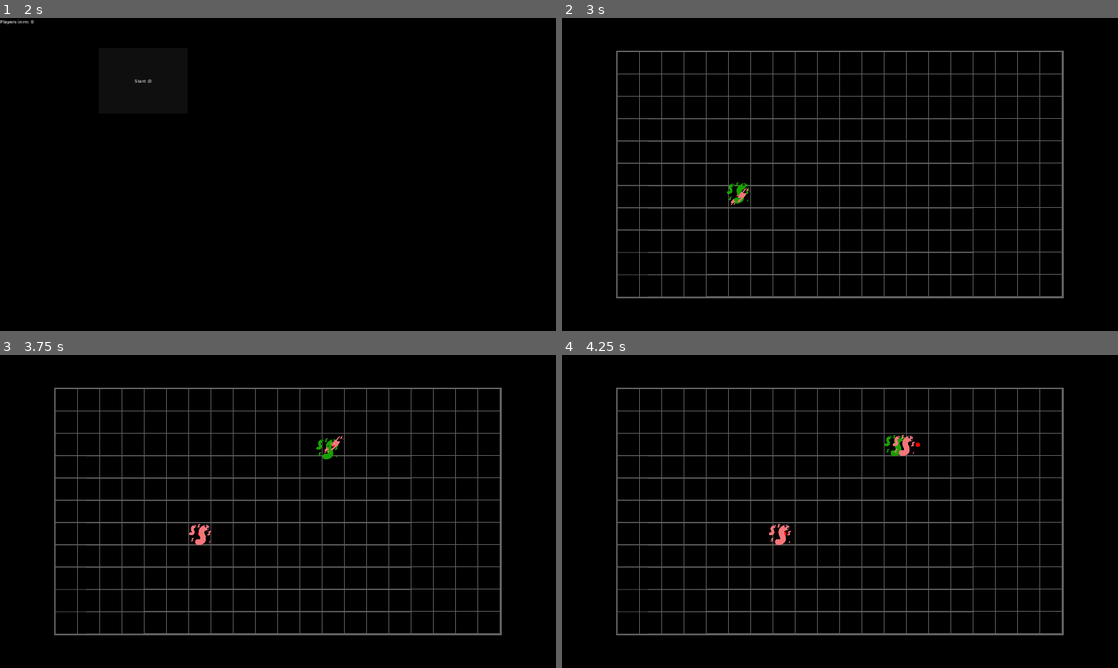
Above: before the commit, frames 1-4 (two rows, left to right).
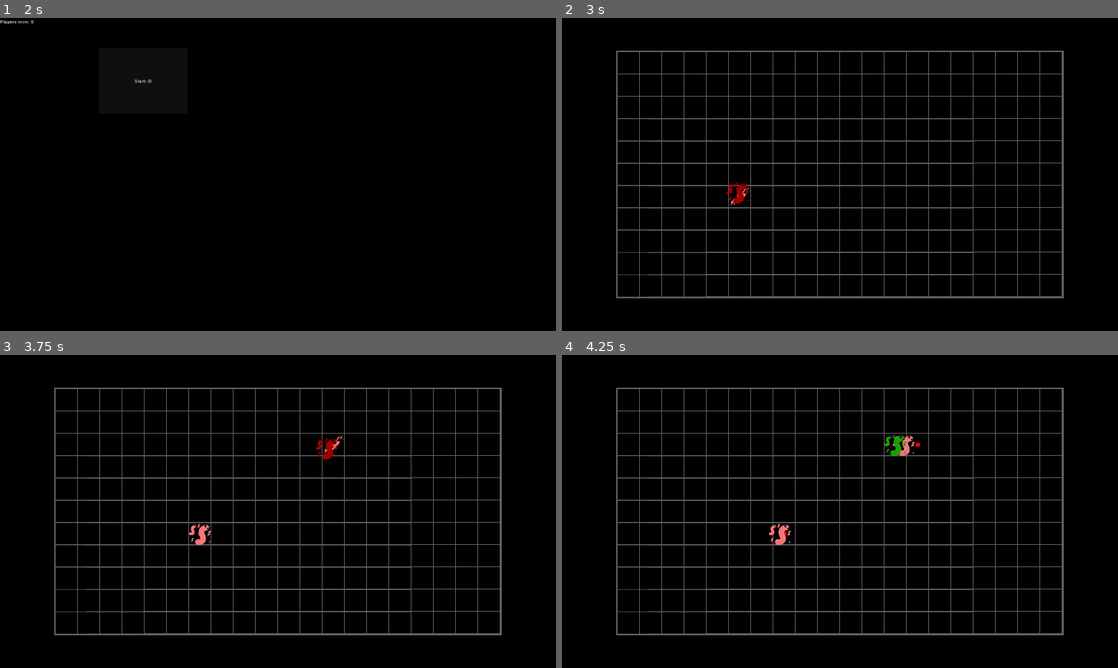
Above: after the commit, the same moments.

Repository: nemene21/CellGame
Game: Godot game, scene res://scenes/hostjoin.tscn
Same seed, same stepped clock (60 frames per second), same inputs: the game is played once before the commit and once after it.
Inputs (mouse positions are in pixels of both pictures, inside the frame that each line leads up to):
- Up to frame 1 (2 s): tap Enter at 0.5 s; move the mouse to (400, 158) at 0.52 s; click (400, 158) at 0.6 s; click "Host" at 1.25 s
- Up to frame 2 (3 s): click "Start :D" at 2 s; tap Space at 2.75 s; move the mouse to (728, 190) at 2.77 s; click (728, 190) at 2.85 s
- Up to frame 3 (3.75 s): move the mouse to (333, 442) at 3.52 s; click (333, 442) at 3.6 s
- Up to frame 4 (4.25 s): no input

Frame 1 is identical in both runs. In frame 2, 0.1% of the frame differs, in the area x 29-34%, y 52-60%; in frame 3, 0.1%; in frame 4, less than 0.1%.

Commit message:
Random port

Diff:
--- a/scenes/placer.gd
+++ b/scenes/placer.gd
@@ -4,6 +4,10 @@
 
 func can_place() -> bool:
 	var placePos: Vector2i = floor(get_global_mouse_position() / Global.CELLSIZE)
+	if placePos.x < 0 or placePos.x >= Global.WORLDSIZE.x or \
+	   placePos.y < 0 or placePos.y >= Global.WORLDSIZE.y:
+			return false
+
 	return !game.cells.has(placePos)
 
 func attempt_place() -> void:
@@ -31,3 +35,6 @@
 	# Placing
 	if Input.is_action_just_pressed("place"):
 		attempt_place()
+
+	# Color
+	material.set_shader_parameter("tint", lerp(Color.RED, Color("28ff00"), can_place()))
--- a/scenes/placer.tscn
+++ b/scenes/placer.tscn
@@ -19,10 +19,11 @@
 shader_parameter/scan_strength = 0.2
 shader_parameter/warp_speed = 0.3
 shader_parameter/warp_frequency = 1.0
-shader_parameter/warp_strength = 0.01
+shader_parameter/warp_strength = 0.04
 shader_parameter/noise = SubResource("NoiseTexture2D_vytea")
 
 [node name="Placer" type="Sprite2D"]
+z_index = 1
 material = SubResource("ShaderMaterial_5fj0e")
 texture = ExtResource("1_0k18j")
 script = ExtResource("3_qbkyj")
--- a/singletons/lobby.gd
+++ b/singletons/lobby.gd
@@ -1,6 +1,6 @@
 extends Node
 
-const PORT: int = 7777
+const PORT: int = 40667
 const MAX_CONNECTIONS := 4
 
 signal playerConnected(id)
